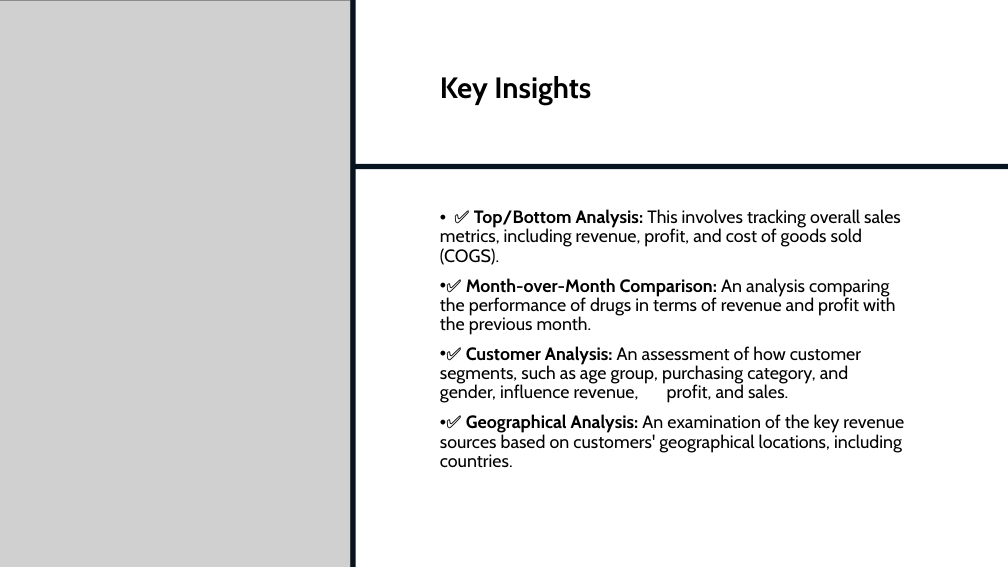
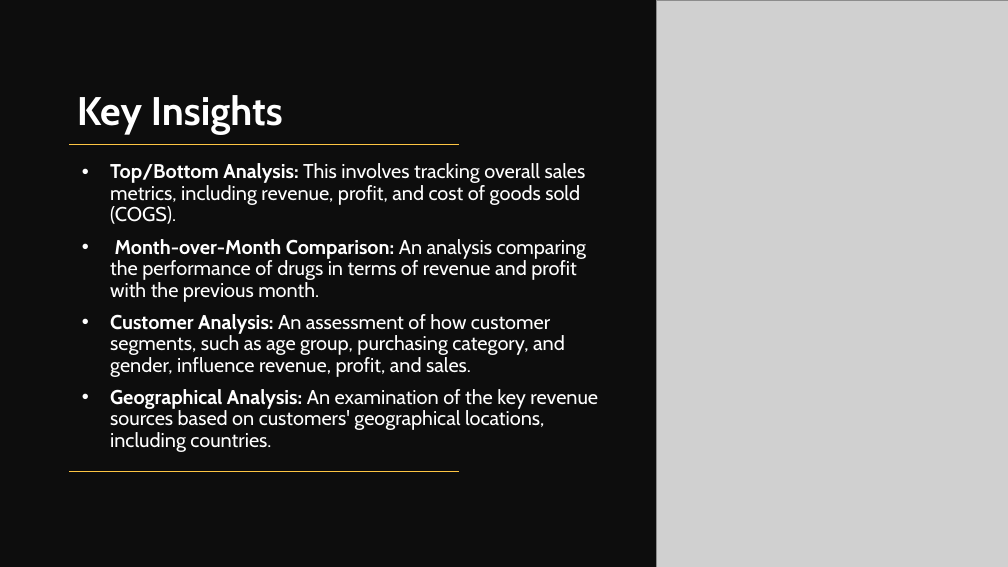
Before and after one commit to cephard/NovaMed-Solutions, a slide deck: slide 3 of NovaMed Solutions Presentation.pptx. Drawn at 1008x567 pixels with LibreOffice and Linux fonts; fonts in the diff are those of the drawing; grey boxes stand for pictures. Boxes give left, top, right and bottom in pixels: in the first picture for what was removed or moved away, otherwise in the second. Text is boxed around its words. In the diff, an @@ line names an element or a change of style, - is before the commit and + after.

```diff
--- a/NovaMed Solutions Presentation.pptx
+++ b/NovaMed Solutions Presentation.pptx
@@ rectangle added at (0, 0, 1008, 567), fill #0D0D0D @@
@@ rectangle removed at (350, 0, 356, 567) @@
@@ picture: place and size @@
-picture at (0, 0, 351, 567)
+picture at (656, 0, 1008, 567)
@@ title "Key Insights": place and size @@
-title "Key Insights" at (440, 76, 591, 105)
+title "Key Insights" at (77, 95, 283, 134)
@@ title "Key Insights" at (77, 95, 283, 134): size 28 to 38 pt, text colour #000000 to #FFFFFF; vertical alignment middle to bottom @@
@@ line added from (459, 144) to (69, 144), #FDC543 1 pt @@
@@ subtitle "Top/Bottom Analysis: This involves tracking ..." at (110, 163, 598, 452): vertical alignment middle to top @@
@@ subtitle at (110, 163, 598, 452): text changed; size 17 to 19 pt; text colour #000000 to #FFFFFF @@
-• ✅ Top/Bottom Analysis: This involves tracking overall sales metrics, including revenue, profit, and cost of goods sold (COGS).
-• ✅ Month-over-Month Comparison: An analysis comparing the performance of drugs in terms of revenue and profit with the previous month.
-• ✅ Customer Analysis: An assessment of how customer segments, such as age group, purchasing category, and gender, influence revenue, profit, and sales.
-• ✅ Geographical Analysis: An examination of the key revenue sources based on customers' geographical locations, including countries.
+• Top/Bottom Analysis: This involves tracking overall sales metrics, including revenue, profit, and cost of goods sold (COGS).
+• Month-over-Month Comparison: An analysis comparing the performance of drugs in terms of revenue and profit with the previous month.
+• Customer Analysis: An assessment of how customer segments, such as age group, purchasing category, and gender, influence revenue, profit, and sales.
+• Geographical Analysis: An examination of the key revenue sources based on customers' geographical locations, including countries.
@@ rectangle removed at (352, 164, 1008, 169) @@
@@ line added from (459, 472) to (69, 472), #FDC543 1 pt @@
```
Also in this commit, not shown: 24 other slides changed, 11 slides added, 8 slides removed, 3 other files.
